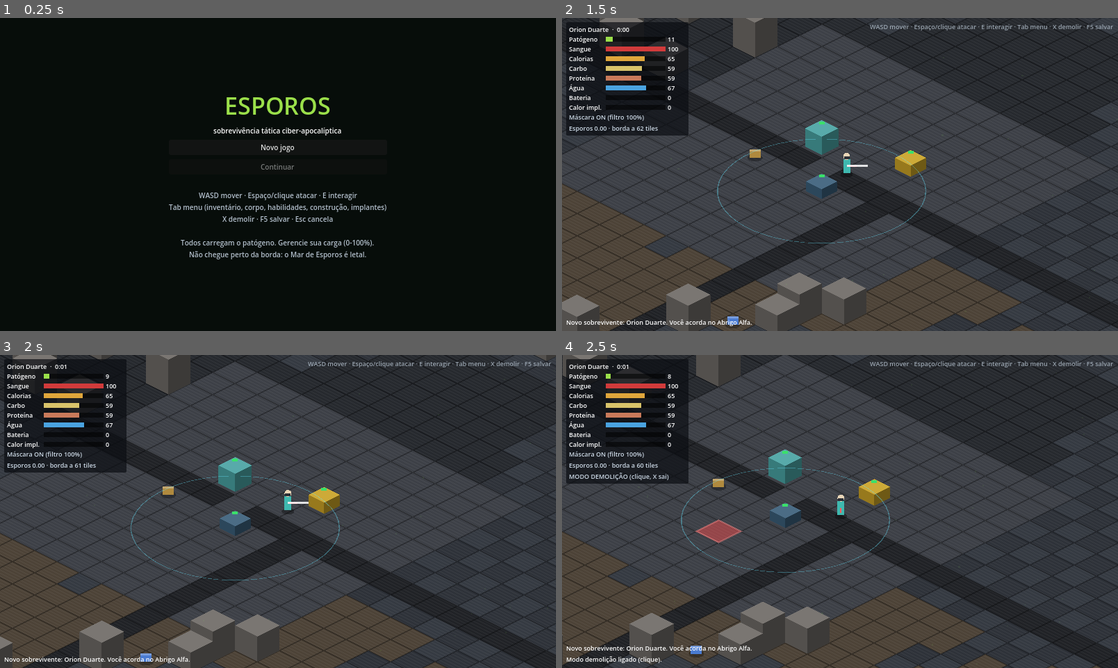
Above: before the commit, frames 1-4 (two rows, left to right).
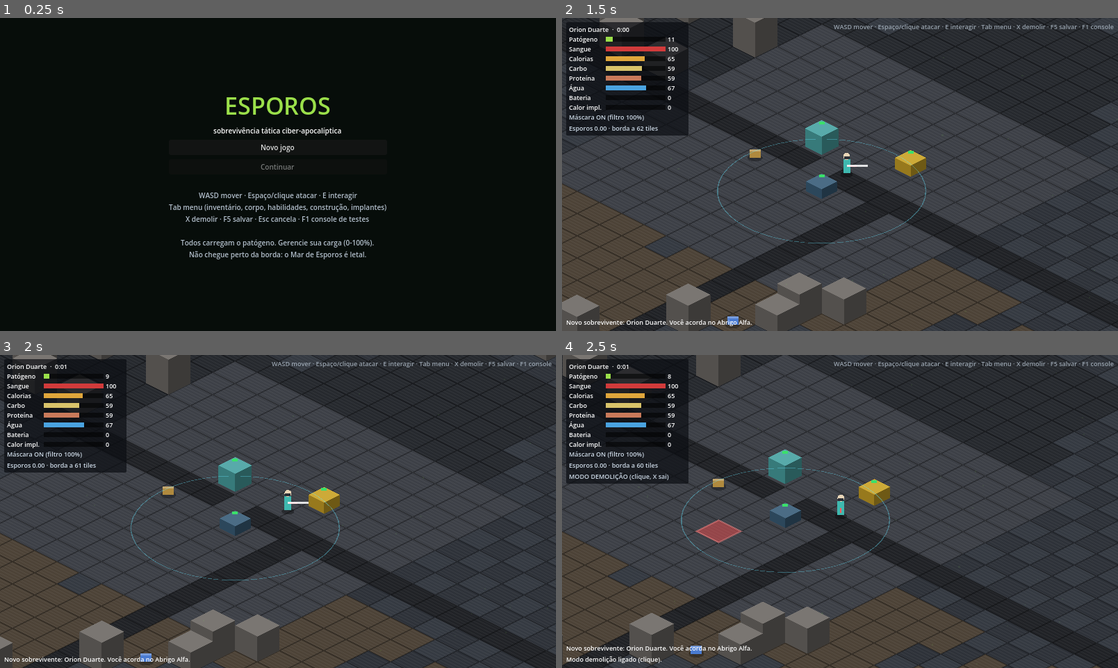
Above: after the commit, the same moments.

Repository: Wesley-LeoL/Esporos
Game: Godot game, scene res://scenes/main.tscn
Two runs of this game, one before a commit and one after it. Both use one fixed random seed, a clock stepped at 60 frames per second and the inputs below.
Inputs (mouse positions are in pixels of both pictures, inside the frame that each line leads up to):
- Up to frame 1 (0.25 s): no input
- Up to frame 2 (1.5 s): click "Novo jogo" at 0.5 s; tap Enter at 1.25 s; move the mouse to (962, 158) at 1.27 s; hold D (move_right) from 1.28 s (still down); hold Space (attack) from 1.28 s (still down); click (962, 158) at 1.42 s
- Up to frame 3 (2 s): keep holding D (move_right); keep holding Space (attack)
- Up to frame 4 (2.5 s): move the mouse to (728, 527) at 2.02 s; release D (move_right) at 2.03 s; release Space (attack) at 2.03 s; hold S (move_down) from 2.03 s (still down); tap X (demolish) at 2.1 s; click (728, 527) at 2.17 s

The runs differ from the first frame. In frame 1, 0.3% of the frame differs, in the area x 33-67%, y 63-66%; in frame 2, 0.4%; in frame 3, 0.4%, in the area x 48-100%, y 2-4%; in frame 4, 0.4%.

Commit message:
Console de testes (F1): dar itens, dano, spawn, teleporte, god, kits e mais

Diff:
--- a/autoload/game.gd
+++ b/autoload/game.gd
@@ -8,6 +8,8 @@
 
 var world: World
 var hud: HUD
+var console: DevConsole
+var god := false
 var legacy: Array = []
 var play_time := 0.0
 var rng := RandomNumberGenerator.new()
@@ -116,5 +118,9 @@
 		"place":
 			var base := world.ground.local_to_map(world.ground.to_local(p.position))
 			world.try_place(a[0], base + Vector2i(int(a[1]), int(a[2])), p)
+		"con":
+			console.execute(arg)
+		"conopen":
+			console.open()
 		"save":
 			save_game()
--- a/scripts/data/survivor_data.gd
+++ b/scripts/data/survivor_data.gd
@@ -153,6 +153,8 @@
 
 
 func _hurt_internal(limb_id: String, amount: float, cause: String) -> void:
+	if Game.god:
+		return
 	var limb: Dictionary = limbs[limb_id]
 	limb["hp"] = maxf(0.0, float(limb["hp"]) - amount)
 	_last_hurt_cause = cause
@@ -329,8 +331,17 @@
 					limb["hp"] = minf(100.0, float(limb["hp"]) + 0.12 * delta * (0.5 + protein / 100.0))
 
 
+func kill(cause: String, kind: String) -> void:
+	if alive:
+		_die(cause, kind)
+
+
 func _check_death() -> void:
 	if not alive:
+		return
+	if Game.god:
+		pathogen = minf(pathogen, 99.0)
+		blood = maxf(blood, 1.0)
 		return
 	if pathogen >= 100.0:
 		_die("Carga patogênica em 100%", "infeccao")
@@ -349,6 +360,8 @@
 
 # ---------------------------------------------------------------- combate
 func damage_limb(limb_id: String, amount: float) -> void:
+	if Game.god:
+		return
 	var limb: Dictionary = limbs[limb_id]
 	limb["hp"] = maxf(0.0, float(limb["hp"]) - amount)
 	_last_hurt_cause = "Trauma em combate"
--- a/scripts/main.gd
+++ b/scripts/main.gd
@@ -10,6 +10,8 @@
 	hud = HUD.new()
 	add_child(hud)
 	Game.hud = hud
+	Game.console = DevConsole.new()
+	add_child(Game.console)
 	var auto := ""
 	for a in OS.get_cmdline_user_args():
 		if a.begins_with("--autostart="):
@@ -57,7 +59,7 @@
 	b_cont.pressed.connect(func() -> void: _begin(true))
 	vb.add_child(b_cont)
 	var help := Label.new()
-	help.text = "\nWASD mover · Espaço/clique atacar · E intera …(66 unchanged characters)… es)\nX demolir · F5 salvar · Esc cancela\n\nTodos carregam o patógeno. Gerencie  …(74 unchanged characters)…
+	help.text = "\nWASD mover · Espaço/clique atacar · E intera …(66 unchanged characters)… es)\nX demolir · F5 salvar · Esc cancela · F1 console de testes\n\nTodos carregam o patógeno. Gerencie  …(74 unchanged characters)…
 	help.horizontal_alignment = HORIZONTAL_ALIGNMENT_CENTER
 	help.add_theme_color_override("font_color", Color(0.7, 0.75, 0.8))
 	vb.add_child(help)
--- /dev/null
+++ b/scripts/ui/dev_console.gd
@@ -0,0 +1,509 @@
+class_name DevConsole
+extends CanvasLayer
+## Terminal de cheats para testes. Abre/fecha com F1 ou ` (acento grave/apóstrofo,
+## tecla à esquerda do 1). Pausa o jogo enquanto aberto. Digite "ajuda".
+
+const COMMANDS: Array[String] = ["ajuda", "itens", "dar", "dano", "curar", "restaurar", "set", "skill",
+	"spawn", "limpar", "tp", "pos", "matar", "infectar", "implante", "god", "salvar", "cls",
+	"kit", "kit_medico", "kit_build", "kit_cyber"]
+
+const LIMB_ALIASES := {"cabeca": "cabeca", "cabeça": "cabeca", "tronco": "torso", "torso": "torso",
+	"braco_e": "braco_e", "braço_e": "braco_e", "braco_d": "braco_d", "braço_d": "braco_d",
+	"perna_e": "perna_e", "perna_d": "perna_d"}
+
+const STATS := {"patogeno": ["pathogen", 100.0], "sangue": ["blood", 100.0], "calorias": ["calories", 2000.0],
+	"carbo": ["carbs", 100.0], "proteina": ["protein", 100.0], "agua": ["water", 100.0],
+	"bateria": ["battery", 100.0], "filtro": ["filter", 100.0], "calor": ["heat", 100.0]}
+
+const HELP := """[color=#9be04a]COMANDOS[/color] (Tab completa · setas ↑↓ histórico · F1 ou ` fecha)
+[color=#ffe066]dar[/color] <item> [qtd]        adiciona item (ex: dar metal 20 · dar tudo 5). "itens [filtro]" lista os ids
+[color=#ffe066]dano[/color] <membro|todos> <n>  causa dano (cabeca, tronco, braco_e, braco_d, perna_e, perna_d)
+[color=#ffe066]curar[/color]                  cura ferimentos, sangue e infecções
+[color=#ffe066]restaurar[/color]              cura tudo e zera patógeno; enche fome, sede, filtro e bateria
+[color=#ffe066]set[/color] <stat> <valor>       patogeno, sangue, calorias, carbo, proteina, agua, bateria, filtro, calor
+[color=#ffe066]skill[/color] <nome|todas> <0-10>  mecanica, logica, medicina, engenharia
+[color=#ffe066]spawn[/color] [normal|elite] [n]  cria inimigos perto de você
+[color=#ffe066]limpar[/color]                 remove todos os infectados
+[color=#ffe066]tp[/color] <x> <y>               teleporta para o tile (x,y) · também: tp abrigo | tp vila <n|nome> | tp borda | tp cadaver | tp elite
+[color=#ffe066]pos[/color]                    mostra sua posição em tiles e os esporos
+[color=#ffe066]implante[/color] <pulmao|hud|braco>  instala o implante na hora
+[color=#ffe066]god[/color]                    liga/desliga invulnerabilidade
+[color=#ffe066]matar[/color] · [color=#ffe066]infectar[/color]    morte física · morte por infecção (testa o legado)
+[color=#ffe066]salvar[/color] · [color=#ffe066]cls[/color]          salva o jogo · limpa o console
+[color=#9be04a]CÓDIGOS PRONTOS[/color]: [color=#ffe066]kit[/color] (suprimentos) · [color=#ffe066]kit_medico[/color] · [color=#ffe066]kit_build[/color] (materiais + habilidades) · [color=#ffe066]kit_cyber[/color] (implantes + cirurgia)"""
+
+var output: RichTextLabel
+var line: LineEdit
+var history: Array[String] = []
+var _hist_i := -1
+var _open := false
+
+
+func _ready() -> void:
+	layer = 50
+	process_mode = Node.PROCESS_MODE_ALWAYS
+	visible = false
+	var theme := Theme.new()
+	theme.default_font_size = 9
+	var root := Control.new()
+	root.set_anchors_preset(Control.PRESET_FULL_RECT)
+	root.mouse_filter = Control.MOUSE_FILTER_IGNORE
+	root.theme = theme
+	add_child(root)
+	var panel := PanelContainer.new()
+	panel.set_anchors_preset(Control.PRESET_TOP_WIDE)
+	panel.custom_minimum_size = Vector2(0, 310)
+	var sb := StyleBoxFlat.new()
+	sb.bg_color = Color(0.02, 0.03, 0.04, 0.94)
+	sb.set_content_margin_all(6)
+	sb.border_width_bottom = 2
+	sb.border_color = Color("#9be04a")
+	panel.add_theme_stylebox_override("panel", sb)
+	root.add_child(panel)
+	var vb := VBoxContainer.new()
+	panel.add_child(vb)
+	output = RichTextLabel.new()
+	output.bbcode_enabled = true
+	output.scroll_following = true
+	output.selection_enabled = true
+	output.size_flags_vertical = Control.SIZE_EXPAND_FILL
+	vb.add_child(output)
+	var row := HBoxContainer.new()
+	vb.add_child(row)
+	var prompt := Label.new()
+	prompt.text = "›"
+	prompt.add_theme_color_override("font_color", Color("#9be04a"))
+	row.add_child(prompt)
+	line = LineEdit.new()
+	line.size_flags_horizontal = Control.SIZE_EXPAND_FILL
+	line.placeholder_text = "digite um comando (ajuda)"
+	line.text_submitted.connect(_on_submit)
+	row.add_child(line)
+	_out("[color=#9be04a]Console de testes[/color] — digite [color=#ffe066]ajuda[/color] para ver os comandos.")
+
+
+func is_open() -> bool:
+	return _open
+
+
+func open() -> void:
+	if Game.world == null or Game.world.player == null or Game.world.player.data == null:
+		return
+	visible = true
+	_open = true
+	get_tree().paused = true
+	_focus.call_deferred()
+
+
+func _focus() -> void:
+	line.grab_focus()
+
+
+func close() -> void:
+	visible = false
+	_open = false
+	line.release_focus()
+	var menu_open: bool = Game.hud != null and Game.hud.menu_root.visible
+	get_tree().paused = menu_open
+
+
+func _input(event: InputEvent) -> void:
+	if not (event is InputEventKey) or not event.pressed or event.echo:
+		return
+	var k := event as InputEventKey
+	if k.keycode == KEY_F1 or k.physical_keycode == KEY_QUOTELEFT:
+		if _open:
+			close()
+		else:
+			open()
+		get_viewport().set_input_as_handled()
+		return
+	if not _open:
+		return
+	if k.keycode == KEY_ESCAPE:
+		close()
+		get_viewport().set_input_as_handled()
+	elif k.keycode == KEY_UP:
+		_history(1)
+		get_viewport().set_input_as_handled()
+	elif k.keycode == KEY_DOWN:
+		_history(-1)
+		get_viewport().set_input_as_handled()
+	elif k.keycode == KEY_TAB:
+		_complete()
+		get_viewport().set_input_as_handled()
+
+
+func _history(step: int) -> void:
+	if history.is_empty():
+		return
+	_hist_i = clampi(_hist_i + step, -1, history.size() - 1)
+	line.text = "" if _hist_i < 0 else history[history.size() - 1 - _hist_i]
+	line.caret_column = line.text.length()
+
+
+func _complete() -> void:
+	var parts := line.text.split(" ")
+	var matches: Array[String] = []
+	if parts.size() <= 1:
+		var pre := _norm(parts[0])
+		for c in COMMANDS:
+			if c.begins_with(pre):
+				matches.append(c)
+	elif parts.size() == 2 and _norm(parts[0]) in ["dar", "give"]:
+		var pre2 := _norm(parts[1])
+		for id: String in DB.ITEMS:
+			if id.begins_with(pre2):
+				matches.append(id)
+	if matches.size() == 1:
+		parts[parts.size() - 1] = matches[0]
+		line.text = " ".join(parts) + " "
+		line.caret_column = line.text.length()
+	elif matches.size() > 1:
+		_out("[color=#888]" + "  ".join(matches) + "[/color]")
+
+
+func _on_submit(text: String) -> void:
+	if text.strip_edges() != "":
+		history.append(text)
+	_hist_i = -1
+	line.clear()
+	execute(text)
+	_focus.call_deferred()
+
+
+# ------------------------------------------------------------------ saída
+func _out(bb: String) -> void:
+	output.append_text(bb + "\n")
+
+
+func _ok(text: String) -> void:
+	_out("[color=#7fe07f]%s[/color]" % text)
+
+
+func _err(text: String) -> void:
+	_out("[color=#ff6b6b]%s[/color]" % text)
+
+
+func _norm(s: String) -> String:
+	return s.to_lower().replace("ç", "c").replace("ã", "a").replace("á", "a").replace("â", "a") \
+		.replace("é", "e").replace("ê", "e").replace("í", "i").replace("ó", "o").replace("õ", "o") \
+		.replace("ú", "u")
+
+
+func _resolve_item(raw: String) -> String:
+	var s := _norm(raw)
+	if DB.ITEMS.has(s):
+		return s
+	var found: Array[String] = []
+	for id: String in DB.ITEMS:
+		if id.begins_with(s):
+			found.append(id)
+	if found.is_empty():
+		for id: String in DB.ITEMS:
+			if id.contains(s) or _norm(DB.item_name(id)).replace(" ", "_").contains(s):
+				found.append(id)
+	if found.size() == 1:
+		return found[0]
+	if found.is_empty():
+		_err("Item '%s' não existe. Use 'itens' para listar." % raw)
+	else:
+		_err("Item ambíguo: " + ", ".join(found))
+	return ""
+
+
+# ------------------------------------------------------------------ execução
+func execute(raw: String) -> void:
+	var text := raw.strip_edges()
+	if text == "":
+		return
+	_out("[color=#7fd]› %s[/color]" % text.replace("[", "[lb]"))
+	var t := text.split(" ", false)
+	var cmd := _norm(t[0])
+	var args: PackedStringArray = t.slice(1)
+	var w := Game.world
+	if w == null or w.player == null or w.player.data == null:
+		_err("Nenhum jogo em andamento.")
+		return
+	var p := w.player
+	var d := p.data
+	match cmd:
+		"ajuda", "help", "?":
+			_out(HELP)
+		"cls", "clear":
+			output.clear()
+		"itens", "items":
+			_cmd_items(args)
+		"dar", "give":
+			_cmd_give(d, args)
+		"dano", "damage", "hurt":
+			_cmd_damage(d, args)
+		"curar", "heal":
+			_heal(d)
+			_ok("Ferimentos, sangue e infecções curados.")
+		"restaurar", "restore":
+			_heal(d)
+			d.pathogen = 0.0
+			d.calories = SurvivorData.MAX_CAL
+			d.carbs = 100.0
+			d.protein = 100.0
+			d.water = 100.0
+			d.filter = 100.0
+			d.battery = 100.0
+			d.heat = 0.0
+			_ok("Tudo restaurado.")
+		"set":
+			_cmd_set(d, args)
+		"skill":
+			_cmd_skill(d, args)
+		"spawn", "inimigo":
+			_cmd_spawn(w, p, args)
+		"limpar":
+			var n := 0
+			for e in get_tree().get_nodes_in_group("infected"):
+				e.queue_free()
+				n += 1
+			_ok("%d infectados removidos." % n)
+		"tp", "teleport":
+			_cmd_tp(w, p, args)
+		"pos":
+			var tp := w.tile_pos(p.position)
+			_ok("Tile (%d, %d) · distância do centro %.1f/%d · esporos %.2f" % [roundi(tp.x), roundi(tp.y), tp.length(), int(World.RADIUS), w.spore_at(p.position)])
+		"matar", "kill":
+			d.kill("Comando de console", "fisica")
+			_ok("Morte física aplicada.")
+		"infectar":
+			d.kill("Comando de console (carga 100%)", "infeccao")
+			_ok("Morte por infecção aplicada.")
+		"implante", "implant":
+			_cmd_implant(d, args)
+		"god", "deus":
+			Game.god = not Game.god
+			_ok("Invulnerabilidade %s." % ("LIGADA" if Game.god else "desligada"))
+		"salvar", "save":
+			Game.save_game()
+			_ok("Jogo salvo.")
+		"kit", "kit_medico", "kit_build", "kit_cyber":
+			_cmd_kit(d, cmd)
+		_:
+			_err("Comando desconhecido: '%s'. Digite 'ajuda'." % cmd)
+
+
+func _cmd_items(args: PackedStringArray) -> void:
+	var filt := _norm(args[0]) if args.size() > 0 else ""
+	var ids: Array = DB.ITEMS.keys()
+	ids.sort()
+	for id: String in ids:
+		if filt == "" or id.contains(filt) or str(DB.ITEMS[id]["tipo"]).contains(filt):
+			_out("[color=#ffe066]%s[/color] — %s [color=#888](%s)[/color]" % [id, DB.item_name(id), DB.ITEMS[id]["tipo"]])
+
+
+func _cmd_give(d: SurvivorData, args: PackedStringArray) -> void:
+	if args.is_empty():
+		_err("Uso: dar <item> [qtd]   (ex: dar metal 20 · dar tudo 5)")
+		return
+	var n := clampi(int(args[1]) if args.size() > 1 and args[1].is_valid_int() else 1, 1, 999)
+	if _norm(args[0]) == "tudo":
+		for id: String in DB.ITEMS:
+			d.add_item(id, n)
+		_ok("Todos os itens adicionados (x%d)." % n)
+		return
+	var id2 := _resolve_item(args[0])
+	if id2 == "":
+		return
+	d.add_item(id2, n)
+	_ok("+%d %s" % [n, DB.item_name(id2)])
+
+
+func _cmd_damage(d: SurvivorData, args: PackedStringArray) -> void:
+	if args.size() < 2 or not args[1].is_valid_float():
+		_err("Uso: dano <membro|todos> <quantidade>   (membros: cabeca tronco braco_e braco_d perna_e perna_d)")
+		return
+	var amount := float(args[1])
+	var which := args[0].to_lower()
+	var targets: Array[String] = []
+	if which in ["todos", "tudo"]:
+		targets.assign(SurvivorData.LIMBS)
+	elif LIMB_ALIASES.has(which):
+		targets.append(LIMB_ALIASES[which])
+	else:
+		_err("Membro '%s' inválido." % which)
+		return
+	for l in targets:
+		d.damage_limb(l, amount)
+	_ok("Dano %d em %s.%s" % [int(amount), which, "  (god ativo: ignorado)" if Game.god else ""])
+
+
+func _heal(d: SurvivorData) -> void:
+	for l in SurvivorData.LIMBS:
+		var limb: Dictionary = d.limbs[l]
+		limb["hp"] = 100.0
+		limb["wound"] = 0
+		limb["bleed"] = 0.0
+		limb["infection"] = 0.0
+		limb["disinfected"] = false
+		limb["sutured"] = false
+		limb["bandaged"] = false
+		limb["heal"] = 0.0
+	d.blood = 100.0
+	d.antibiotic_t = 0.0
+
+
+func _cmd_set(d: SurvivorData, args: PackedStringArray) -> void:
+	if args.size() < 2 or not args[1].is_valid_float() or not STATS.has(_norm(args[0])):
+		_err("Uso: set <stat> <valor>   stats: " + ", ".join(STATS.keys()))
+		return
+	var def: Array = STATS[_norm(args[0])]
+	var v := clampf(float(args[1]), 0.0, float(def[1]))
+	d.set(def[0], v)
+	_ok("%s = %d" % [_norm(args[0]), int(v)])
+
+
+func _cmd_skill(d: SurvivorData, args: PackedStringArray) -> void:
+	if args.size() < 2 or not args[1].is_valid_int():
+		_err("Uso: skill <mecanica|logica|medicina|engenharia|todas> <0-10>")
+		return
+	var lv := clampi(int(args[1]), 0, 10)
+	var key := _norm(args[0])
+	if key == "eletronica":
+		key = "engenharia"
+	var keys: Array[String] = []
+	if key in ["todas", "todos"]:
+		keys.assign(DB.SKILLS.keys())
+	elif DB.SKILLS.has(key):
+		keys.append(key)
+	else:
+		_err("Habilidade '%s' inválida." % key)
+		return
+	for k in keys:
+		d.skills[k]["lv"] = lv
+		d.skills[k]["xp"] = 0.0
+	_ok("Habilidade(s) definida(s) para o nível %d." % lv)
+
+
+func _cmd_spawn(w: World, p: Player, args: PackedStringArray) -> void:
+	var elite := false
+	var n := 1
+	for a in args:
+		if _norm(a) == "elite":
+			elite = true
+		elif a.is_valid_int():
+			n = clampi(int(a), 1, 30)
+	for i in n:
+		var ang := randf() * TAU
+		var off := Vector2.from_angle(ang) * randf_range(70.0, 120.0)
+		w.spawn_infected(p.position + Vector2(off.x, off.y * 0.5), elite)
+	_ok("%d infectado(s) %s criado(s)." % [n, "de elite" if elite else "comum(ns)"])
+
+
+func _cmd_tp(w: World, p: Player, args: PackedStringArray) -> void:
+	var dest := Vector2.ZERO
+	var label := ""
+	if args.size() >= 2 and args[0].is_valid_int() and args[1].is_valid_int():
+		var c := Vector2i(int(args[0]), int(args[1]))
+		dest = w.ground.map_to_local(c)
+		label = "tile (%d, %d)" % [c.x, c.y]
+		if Vector2(c).length() > World.RADIUS * 0.85:
+			label += " — ATENÇÃO: zona letal de esporos!"
+	elif args.size() >= 1:
+		match _norm(args[0]):
+			"abrigo", "base", "casa":
+				dest = w.ground.map_to_local(Vector2i.ZERO) + Vector2(0, 10)
+				label = "Abrigo Alfa"
+			"borda":
+				var dir := w.tile_pos(p.position)
+				if dir.length() < 1.0:
+					dir = Vector2(1, 0)
+				var c2 := Vector2i((dir.normalized() * World.RADIUS * 0.8).round())
+				dest = w.ground.map_to_local(c2)
+				label = "perto da borda (tile %d, %d)" % [c2.x, c2.y]
+			"cadaver", "corpo":
+				var nodes := get_tree().get_nodes_in_group("corpses")
+				if nodes.is_empty():
+					_err("Não há cadáveres no mapa.")
+					return
+				dest = (nodes[0] as Node2D).position + Vector2(24, 12)
+				label = "o cadáver mais antigo"
+			"elite":
+				var found: Node2D = null
+				for e in get_tree().get_nodes_in_group("infected"):
+					if (e as Infected).legacy:
+						found = e
+						break
+				if found == null:
+					_err("Não há elites de legado no mapa.")
+					return
+				dest = found.position + Vector2(90, 45)
+				label = "um infectado de elite (legado)"
+			"vila":
+				var v := _find_village(w, args.slice(1))
+				if v == null:
+					_err("Vila não encontrada. Use 'vila <0-%d>' ou parte do nome." % (w.villages.size() - 1))
+					return
+				dest = w.ground.map_to_local(v.cell) + Vector2(0, 40)
+				label = "vila %s" % v.nome
+			_:
+				_err("Destino inválido. Veja 'ajuda'.")
+				return
+	else:
+		_err("Uso: tp <x> <y> | tp abrigo | tp vila <n|nome> | tp borda | tp cadaver | tp elite")
+		return
+	p.position = dest
+	p.velocity = Vector2.ZERO
+	p.camera.reset_smoothing()
+	_ok("Teleportado para " + label + ".")
+
+
+func _find_village(w: World, args: PackedStringArray) -> VillageData:
+	if args.is_empty():
+		return null
+	if args[0].is_valid_int():
+		var i := int(args[0])
+		return w.villages[i] if i >= 0 and i < w.villages.size() else null
+	var q := _norm(" ".join(args))
+	for v in w.villages:
+		if _norm(v.nome).contains(q):
+			return v
+	return null
+
+
+func _cmd_implant(d: SurvivorData, args: PackedStringArray) -> void:
+	if args.is_empty():
+		_err("Uso: implante <pulmao|hud|braco>")
+		return
+	var q := _norm(args[0])
+	var id := ""
+	for k: String in DB.IMPLANTS:
+		if k.contains(q):
+			id = k
+			break
+	if id == "":
+		_err("Implante inválido. Opções: pulmao, hud, braco.")
+		return
+	var slot: String = DB.IMPLANTS[id]["slot"]
+	d.implants[slot] = {"id": id, "integ": 100.0}
+	if d.battery <= 0.0:
+		d.battery = 100.0
+	_ok("Implante instalado: %s (bateria %d%%)." % [DB.item_name(id), int(d.battery)])
+
+
+func _cmd_kit(d: SurvivorData, which: String) -> void:
+	var items := {}
+	match which:
+		"kit":
+			items = {"feijao": 5, "carne_seca": 3, "barra_cereal": 3, "agua_limpa": 6, "filtro": 3, "supressor": 3,
+				"bandagem": 6, "bateria": 2, "mascara": 1, "cano": 1, "machete": 1}
+		"kit_medico":
+			items = {"bandagem": 10, "antisseptico": 10, "kit_sutura": 6, "antibiotico": 6, "supressor": 4, "kit_cirurgico": 2}
+		"kit_build":
+			items = {"metal": 60, "sucata": 60, "madeira": 60, "combustivel": 6, "filtro": 2, "bateria": 3}
+			for s in ["mecanica", "logica", "engenharia"]:
+				d.skills[s]["lv"] = maxi(d.level(s), 5)
+		"kit_cyber":
+			items = {"implante_pulmao": 1, "implante_hud": 1, "implante_braco": 1, "kit_cirurgico": 3, "bateria": 4}
+			d.battery = 100.0
+			for s in ["medicina", "engenharia"]:
+				d.skills[s]["lv"] = maxi(d.level(s), 6)
+	for k in items:
+		d.add_item(k, int(items[k]))
+	_ok("Código '%s' ativado." % which)
--- a/scripts/ui/hud.gd
+++ b/scripts/ui/hud.gd
@@ -102,7 +102,7 @@
 	prompt_label.grow_vertical = Control.GROW_DIRECTION_BEGIN
 
 	help_label = Label.new()
-	help_label.text = "WASD mover · Espaço/clique atacar · E interagir · Tab menu · X demolir · F5 salvar"
+	help_label.text = "WASD mover · Espaço/clique atacar · E interagir · Tab menu · X demolir · F5 salvar · F1 console"
 	help_label.add_theme_color_override("font_color", Color(0.7, 0.75, 0.8, 0.8))
 	root.add_child(help_label)
 	help_label.set_anchors_and_offsets_preset(Control.PRESET_TOP_RIGHT, Control.PRESET_MODE_MINSIZE, 6)
@@ -215,6 +215,8 @@
 	var p := _player()
 	if p == null or p.data == null or p.is_dead():
 		return
+	if Game.console != null and Game.console.is_open():
+		return
 	if tab >= 0:
 		tabs.current_tab = tab
 	menu_root.visible = true
@@ -229,6 +231,8 @@
 
 func _input(event: InputEvent) -> void:
 	if not root.visible:
+		return
+	if Game.console != null and Game.console.is_open():
 		return
 	if event.is_action_pressed("menu"):
 		if menu_root.visible:
Not shown, added: scripts/ui/dev_console.gd.uid
